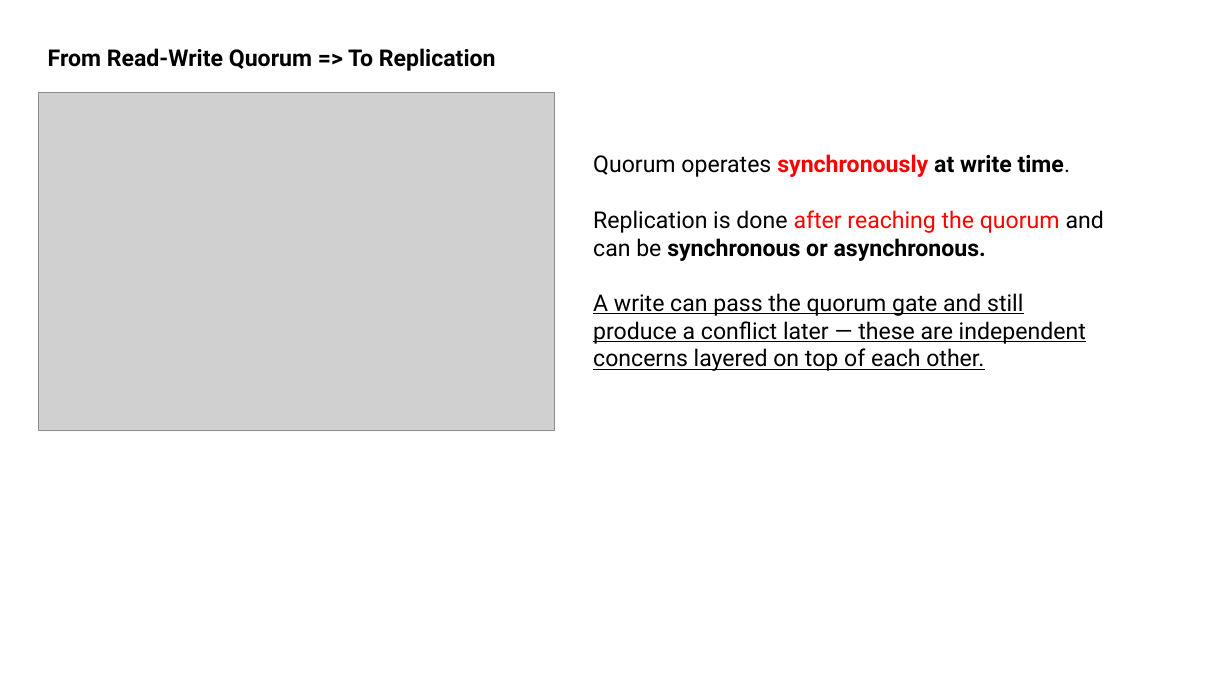
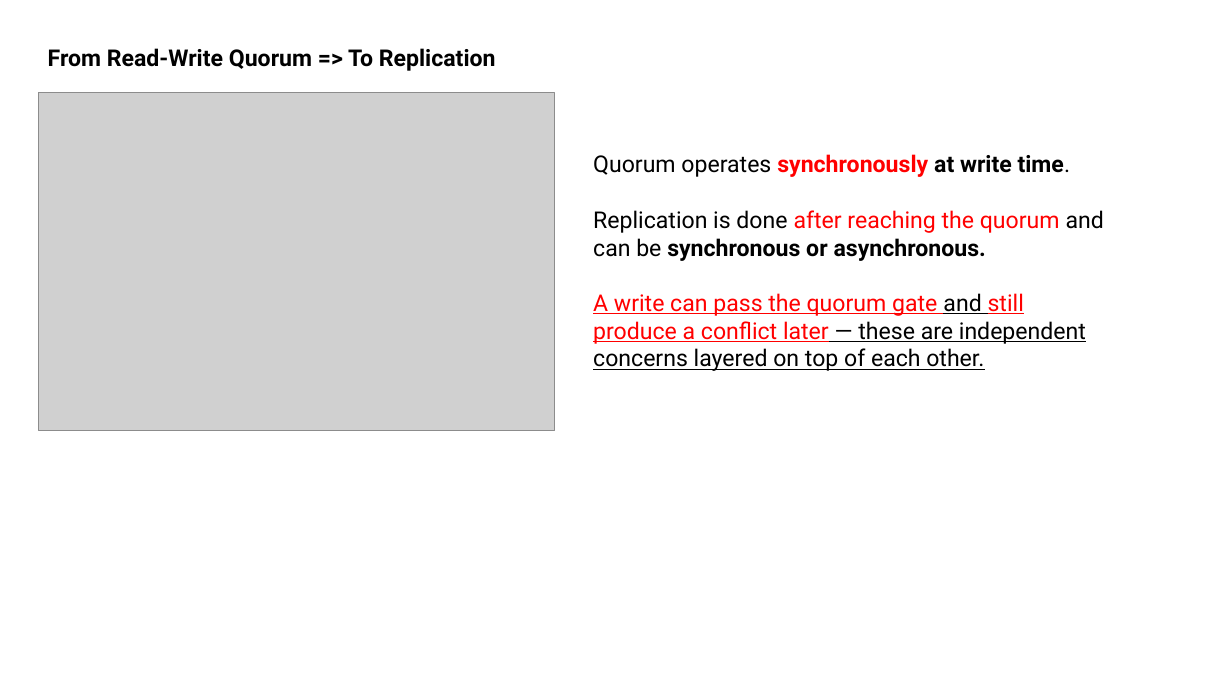
Before and after one commit to dventura3/system-design, a slide deck: slide 13 of docs/DB Replication.pptx (slide 12 before the commit). Drawn at 1232x693 pixels with LibreOffice and Linux fonts; fonts in the diff are those of the drawing; grey boxes stand for pictures. Boxes give left, top, right and bottom in pixels: in the first picture for what was removed or moved away, otherwise in the second. Text is boxed around its words. In the diff, an @@ line names an element or a change of style, - is before the commit and + after.

```diff
--- a/docs/DB Replication.pptx
+++ b/docs/DB Replication.pptx
@@ text at bbox=[593, 293, 1086, 371]: text colour #000000 to #FF0000 in "A write can pass the quorum gate ..." @@
```
Also in this commit, not shown: 6 other slides changed, 1 slide added, 2 other files.
